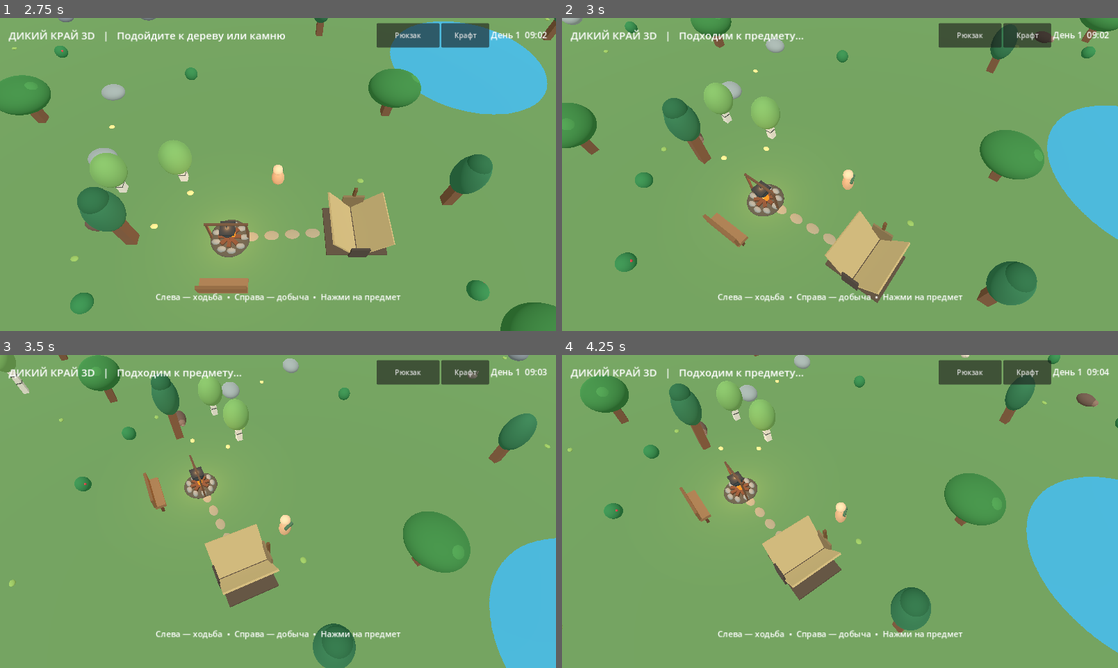
Above: before the commit, frames 1-4 (two rows, left to right).
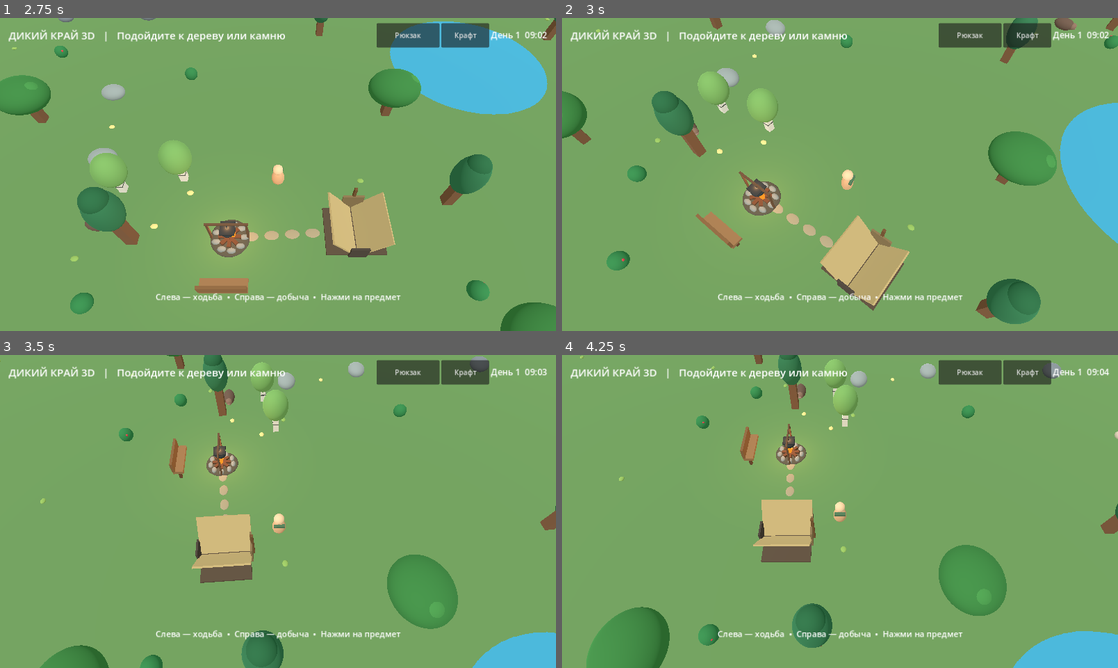
Above: after the commit, the same moments.

Repository: hjz2tz7cgv-ctrl/DikiyKrayGodot
Game: Godot game, scene res://scenes/main.tscn
The game is run twice, just before and just after one commit, with the same random seed, the same clock (stepped at 60 frames per second) and the same inputs.
Inputs (mouse positions are in pixels of both pictures, inside the frame that each line leads up to):
- Up to frame 1 (2.75 s): click "Рюкзак" at 0.5 s; click "Крафт" at 1.25 s; click "Закрыть" at 2 s
- Up to frame 2 (3 s): tap Enter at 2.75 s; move the mouse to (962, 158) at 2.77 s; hold Right (ui_right) from 2.78 s (still down); click (962, 158) at 2.92 s
- Up to frame 3 (3.5 s): keep holding Right (ui_right)
- Up to frame 4 (4.25 s): release Right (ui_right) at 3.5 s; drag from (728, 527) to (812, 574) at 3.52 s

Frame 1 is identical in both runs. In frame 2, 9.6% of the frame differs, in the area x 0-100%, y 0-98%; in frame 3, 19%; in frame 4, 25%, in the area x 0-100%, y 0-100%.

Commit message:
Add files via upload

Diff:
--- a/scripts/main.gd
+++ b/scripts/main.gd
@@ -290,20 +290,23 @@
     _position_camera(0.016)
 
 func _position_camera(delta: float = 0.0) -> void:
-    if camera == null or player == null:
+    if camera == null or player == null or player_visual == null:
         return
-    var desired_focus := player.global_position + Vector3(0, 0.35, 0)
-    if not camera_initialized:
-        camera_focus = desired_focus
+    # Камера закреплена позади направления взгляда персонажа.
+    # Нет отдельного угла камеры и нет самостоятельного доворота вокруг игрока.
+    var facing: float = player_visual.rotation.y
+    var backward := Vector3(-sin(facing), 0.0, cos(facing))
+    var target_focus := player.global_position + Vector3(0.0, 0.35, 0.0)
+    var target_position := target_focus + backward * camera_distance * camera_tilt + Vector3.UP * camera_distance
+    if not camera_initialized or delta <= 0.0:
+        camera_focus = target_focus
+        camera.global_position = target_position
         camera_initialized = true
     else:
-        # Камера следует за положением и фактическим направлением модели игрока.
-        camera_focus = camera_focus.lerp(desired_focus, 1.0 - exp(-4.0 * delta))
-    # Камера следует за фактическим направлением модели, не за джойстиком.
-    desired_camera_yaw = -player_visual.rotation.y
-    camera_yaw = lerp_angle(camera_yaw, desired_camera_yaw, 1.0 - exp(-5.0 * delta))
-    var offset := Vector3(sin(camera_yaw) * camera_distance * camera_tilt, camera_distance, cos(camera_yaw) * camera_distance * camera_tilt)
-    camera.global_position = camera_focus + offset
+        var follow_weight := 1.0 - exp(-5.0 * delta)
+        camera_focus = camera_focus.lerp(target_focus, follow_weight)
+        camera.global_position = camera.global_position.lerp(target_position, follow_weight)
+    # Поворот камеры определяется только её позицией относительно персонажа.
     camera.look_at(camera_focus, Vector3.UP)
 
 func _is_lake(pos: Vector2, margin := 0.0) -> bool:
